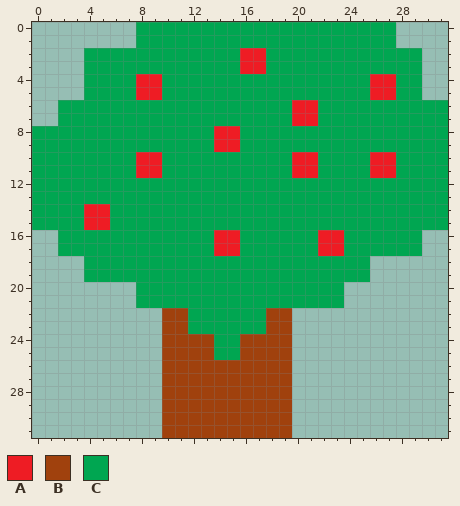
File history of a pixel-art sprite, sprites/spr_tree/layers/cd6b5e64-4240-4c90-a7f2-75e5c161be73/f4bd1e39-d3a7-47f0-9131-edfd903f48e8.png. That is the earlier state.
The file is 32x32 pixels.
Palette (. is transparent): A #ee1c24  B #a0410d  C #00a651
Pixels before, first column x 0:
 0 ........CCCCCCCCCCCCCCCCCCCC....
 1 ........CCCCCCCCCCCCCCCCCCCC....
 2 ....CCCCCCCCCCCCAACCCCCCCCCCCC..
 3 ....CCCCCCCCCCCCAACCCCCCCCCCCC..
 4 ....CCCCAACCCCCCCCCCCCCCCCAACC..
 5 ....CCCCAACCCCCCCCCCCCCCCCAACC..
 6 ..CCCCCCCCCCCCCCCCCCAACCCCCCCCCC
 7 ..CCCCCCCCCCCCCCCCCCAACCCCCCCCCC
 8 CCCCCCCCCCCCCCAACCCCCCCCCCCCCCCC
 9 CCCCCCCCCCCCCCAACCCCCCCCCCCCCCCC
10 CCCCCCCCAACCCCCCCCCCAACCCCAACCCC
11 CCCCCCCCAACCCCCCCCCCAACCCCAACCCC
12 CCCCCCCCCCCCCCCCCCCCCCCCCCCCCCCC
13 CCCCCCCCCCCCCCCCCCCCCCCCCCCCCCCC
14 CCCCAACCCCCCCCCCCCCCCCCCCCCCCCCC
15 CCCCAACCCCCCCCCCCCCCCCCCCCCCCCCC
16 ..CCCCCCCCCCCCAACCCCCCAACCCCCC..
17 ..CCCCCCCCCCCCAACCCCCCAACCCCCC..
18 ....CCCCCCCCCCCCCCCCCCCCCC......
19 ....CCCCCCCCCCCCCCCCCCCCCC......
20 ........CCCCCCCCCCCCCCCC........
21 ........CCCCCCCCCCCCCCCC........
22 ..........BBCCCCCCBB............
23 ..........BBCCCCCCBB............
24 ..........BBBBCCBBBB............
25 ..........BBBBCCBBBB............
26 ..........BBBBBBBBBB............
27 ..........BBBBBBBBBB............
28 ..........BBBBBBBBBB............
29 ..........BBBBBBBBBB............
30 ..........BBBBBBBBBB............
31 ..........BBBBBBBBBB............
Now the later version:
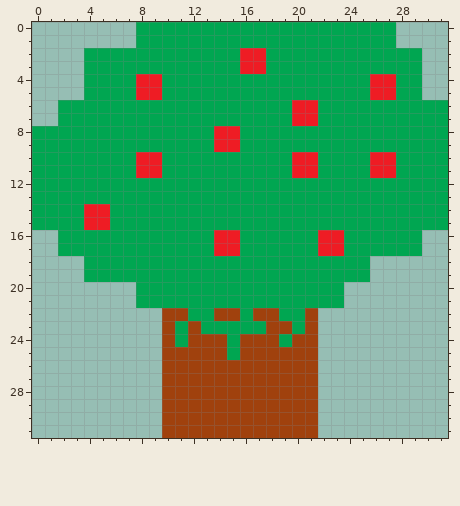
Change:
Changed rows in their new state; - is an unchanged pixel.
first column x 11:
22 ---BB-B-CCB
23 CB-------CB
24 C--B----CBB
25 ---B-----BB
26 ---------BB
27 ---------BB
28 ---------BB
29 ---------BB
30 ---------BB
31 ---------BB
Where, in picture pixels (left, top, right, bottom), the same in both pictures:
changed: (175, 308, 318, 438)
